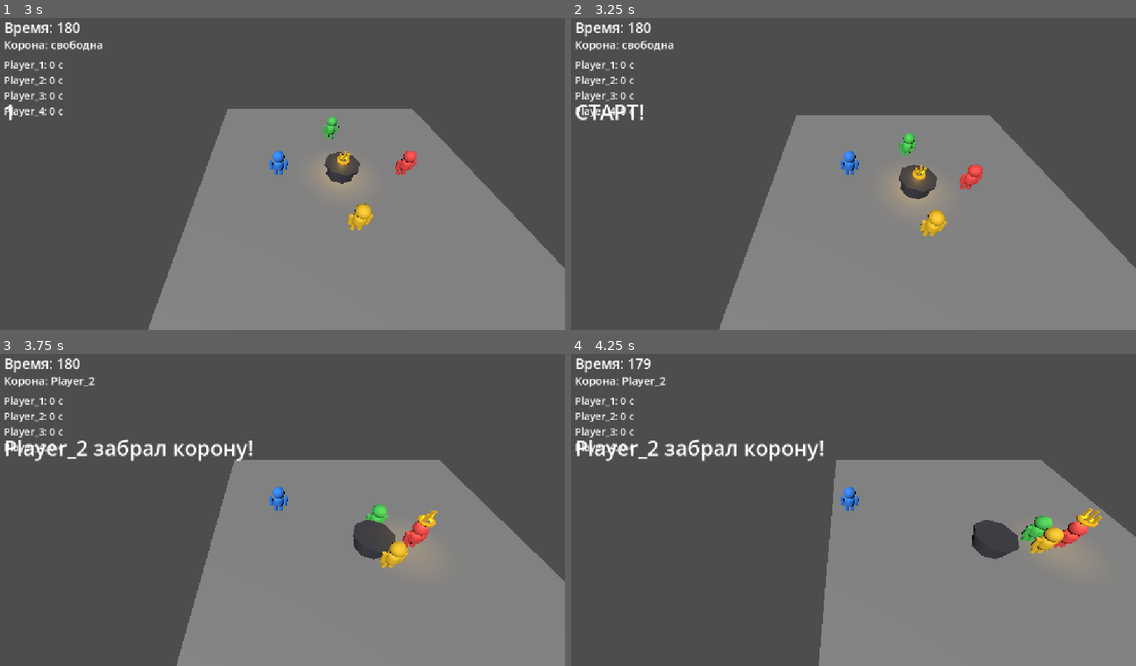
Above: before the commit, frames 1-4 (two rows, left to right).
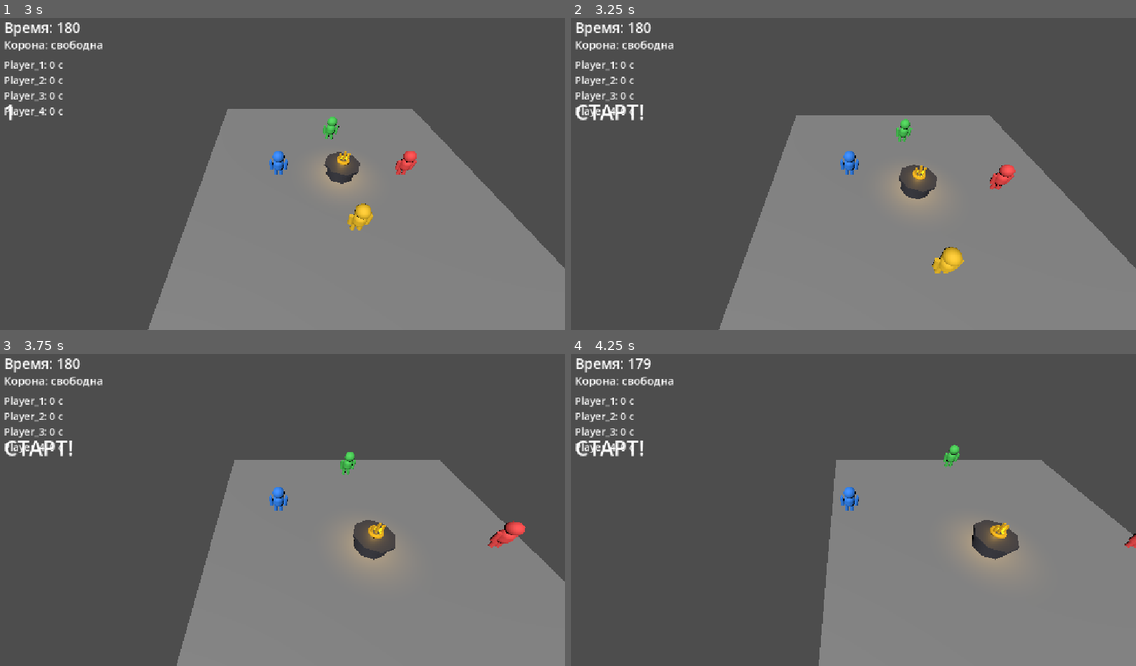
Above: after the commit, the same moments.

Repository: denisyltanovmagamed-netizen/PROJECT-01-CROWN
Game: Godot game, scene res://scenes/main/main.tscn
Two runs of this game, one before a commit and one after it. Both use one fixed random seed, a clock stepped at 60 frames per second and the inputs below.
Inputs (mouse positions are in pixels of both pictures, inside the frame that each line leads up to):
- Up to frame 1 (3 s): tap Enter at 0.5, 2 s; move the mouse to (406, 152) at 0.52 s; hold Right (ui_right) 0.53-1.28 s; click (406, 152) at 0.67 s; tap Space at 1.25, 2.75 s; move the mouse to (163, 186) at 1.27 s; hold Down (ui_down) 1.28-2.03 s; move the mouse to (333, 99) at 2.02 s; hold Right (ui_right) 2.03-2.78 s; move the mouse to (248, 233) at 2.77 s; hold Up (ui_up) from 2.78 s (still down); click (248, 233) at 2.92 s
- Up to frame 2 (3.25 s): keep holding Up (ui_up)
- Up to frame 3 (3.75 s): move the mouse to (452, 553) at 3.52 s; release Up (ui_up) at 3.53 s; hold Left (ui_left) from 3.53 s (still down)
- Up to frame 4 (4.25 s): keep holding Left (ui_left)

Frame 1 is identical in both runs. In frame 2, 1.3% of the frame differs, in the area x 57-79%, y 32-82%; in frame 3, 3.0%; in frame 4, 3.3%, in the area x 1-100%, y 7-70%.

Commit message:
Spread AI around crown holder

Diff:
--- a/scripts/game/game_manager.gd
+++ b/scripts/game/game_manager.gd
@@ -34,6 +34,7 @@
         scores[player.name] = 0.0
         player.set_meta("crown_holder", false)
         player.set_movement_enabled(false)
+        player.set_ai_context(players)
 
     crown_holder = null
     crown.global_position = crown_start_position
@@ -148,11 +149,32 @@
         return
 
     if crown_holder == null:
-        for player in players:
-            if player.is_dummy:
-                player.set_crown_target(crown)
-        return
-
+        var dummy_index := 0
+        for player in players:
+            if not player.is_dummy:
+                continue
+
+            var angle := (TAU / 3.0) * dummy_index
+            var approach_point := crown.global_position + Vector3(cos(angle), 0.0, sin(angle)) * 1.0
+            player.set_target_point(crown, approach_point)
+            dummy_index += 1
+        return
+
+    var attackers: Array[CharacterBody3D] = []
+    for player in players:
+        if player.is_dummy and player != crown_holder:
+            attackers.append(player)
+
+    var direct_attacker: CharacterBody3D = null
+    var direct_distance := INF
+
+    for player in attackers:
+        var distance := _horizontal_distance(player.global_position, crown_holder.global_position)
+        if distance < direct_distance:
+            direct_distance = distance
+            direct_attacker = player
+
+    var flank_index := 0
     for player in players:
         if not player.is_dummy:
             continue
@@ -160,8 +182,16 @@
         if player == crown_holder:
             var nearest_opponent: CharacterBody3D = _find_nearest_opponent(player)
             player.set_target(nearest_opponent)
-        else:
+            continue
+
+        if player == direct_attacker:
             player.set_target(crown_holder)
+            continue
+
+        var flank_angle := (TAU / 2.0) * flank_index + PI * 0.5
+        var flank_point := crown_holder.global_position + Vector3(cos(flank_angle), 0.0, sin(flank_angle)) * 2.6
+        player.set_target_point(crown_holder, flank_point)
+        flank_index += 1
 
 func _find_nearest_opponent(from_player: CharacterBody3D) -> CharacterBody3D:
     var nearest: CharacterBody3D = null
